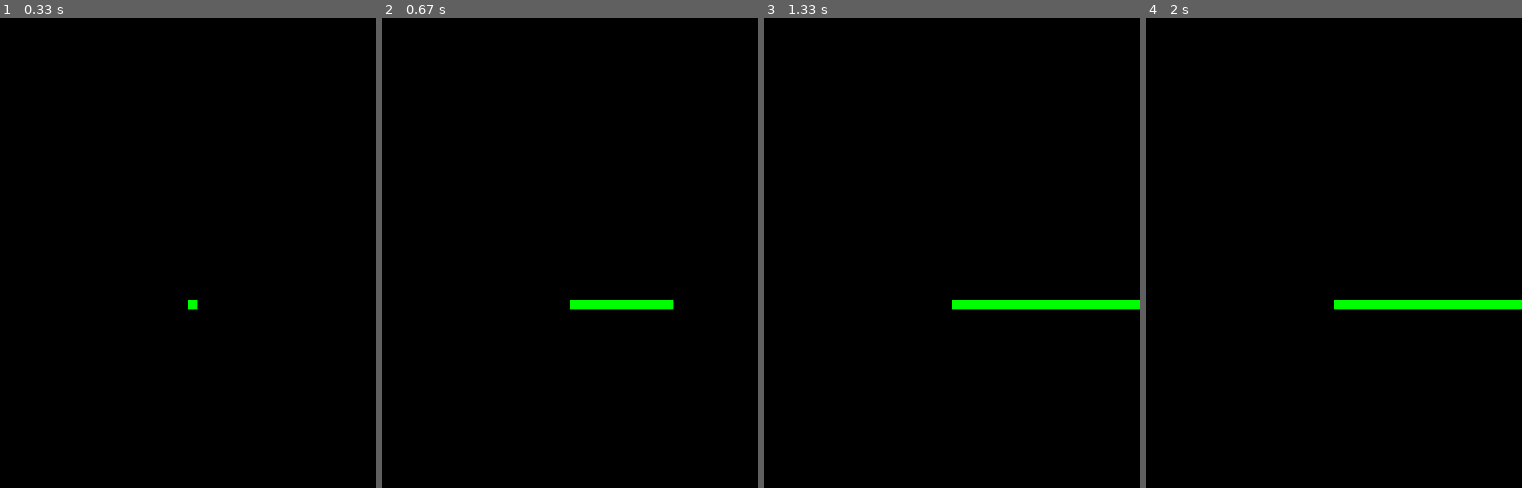
Above: before the commit, frames 1-4 (left to right).
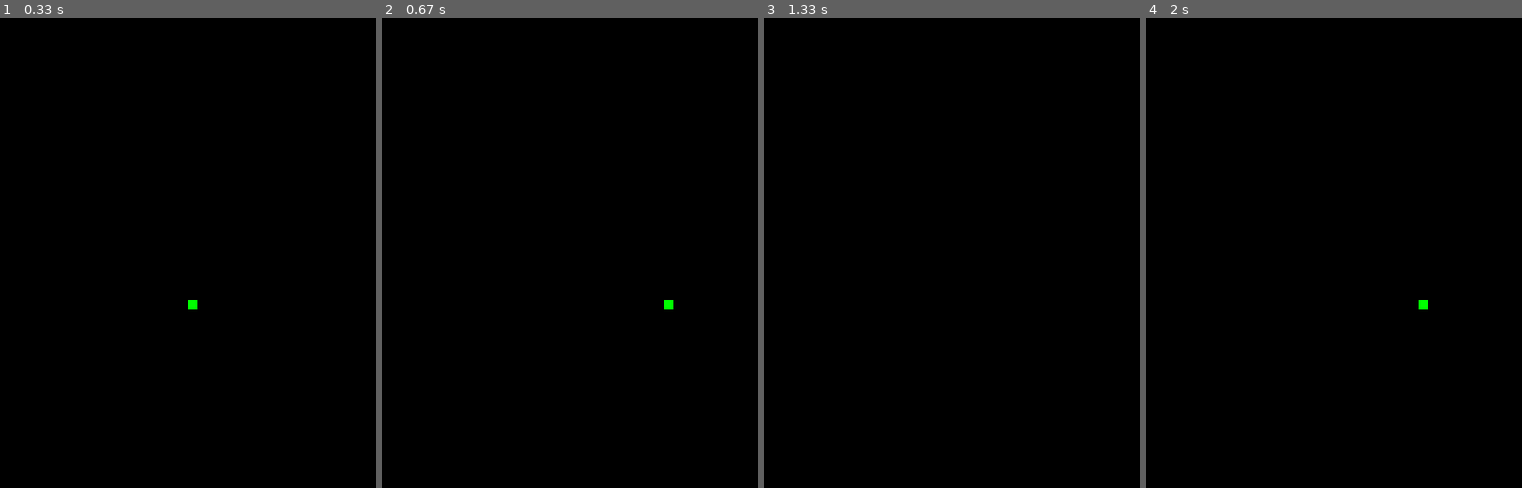
Above: after the commit, the same moments.

Repository: MGijon/Learning-Python
Game: pygame game, started from PyGame/SpaceInvaders.py
The game is run twice, just before and just after one commit, with the same random seed, the same clock (stepped at 60 frames per second) and the same inputs.
Inputs:
- Up to frame 1 (0.33 s): no input
- Up to frame 2 (0.67 s): hold Right from 0.33 s (still down)
- Up to frame 3 (1.33 s): release Right at 0.8 s; hold Right 0.83-1.3 s
- Up to frame 4 (2 s): hold Left 1.33-1.87 s; hold Left from 1.9 s (still down)

Frame 1 is identical in both runs. In frame 2, 0.5% of the frame differs, in the area x 50-75%, y 60-62%; in frame 3, 1.0%, in the area x 50-100%, y 60-62%; in frame 4, 0.9%.

Commit message:
updated
Ahora ya la nave se mueve como toca

Diff:
--- a/PyGame/SpaceInvaders.py
+++ b/PyGame/SpaceInvaders.py
@@ -10,7 +10,6 @@
 
 SCREENWIDTH=400
 SCREENHEIGHT=500
-
 
 size = (SCREENWIDTH, SCREENHEIGHT)
 screen = pygame.display.set_mode(size)
@@ -27,12 +26,11 @@
 ship.rect.x = 200
 ship.rect.y = 300
 
-# Add the car to the list of objects
-all_sprites_list.add(ship)
+all_sprites_list.add(ship) # Add the car to the list of objects
 
 
 while carryOn:
-    for event in pygame.event.get(): # User did something
+    for event in pygame.event.get():
         if event.type == pygame.QUIT: # If user clicked close
               carryOn = False # Flag that we are done so we exit this loop
         elif event.type==pygame.KEYDOWN:
@@ -45,22 +43,12 @@
     if keys[pygame.K_RIGHT]:
         ship.moveRight(5)
 
-     # --- Game logic should go here
+    screen.fill(BLACK)
+    all_sprites_list.update()
 
-     # --- Drawing code should go here
-     # First, clear the screen to white
-#    screen.fill(WHITE)
+    all_sprites_list.draw(screen)
 
-    #Now let's draw all the sprites in one go. (For now we only have 1 sprite!)
-    all_sprites_list.draw(screen)
-    #Refresh Screen
-    pygame.display.flip()
-
-#    i = 1
-#    ship.draw(x = i, y = 1)
-
-     # --- Go ahead and update the screen with what we've drawn.
-    pygame.display.flip()
+    pygame.display.flip() #Refresh Screen
 
      # --- Limit to 60 frames per second
     clock.tick(60)
